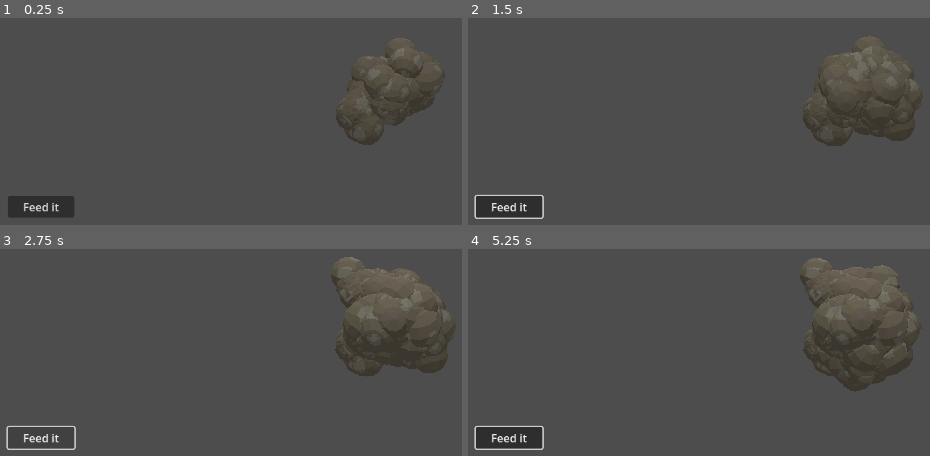
Above: before the commit, frames 1-4 (two rows, left to right).
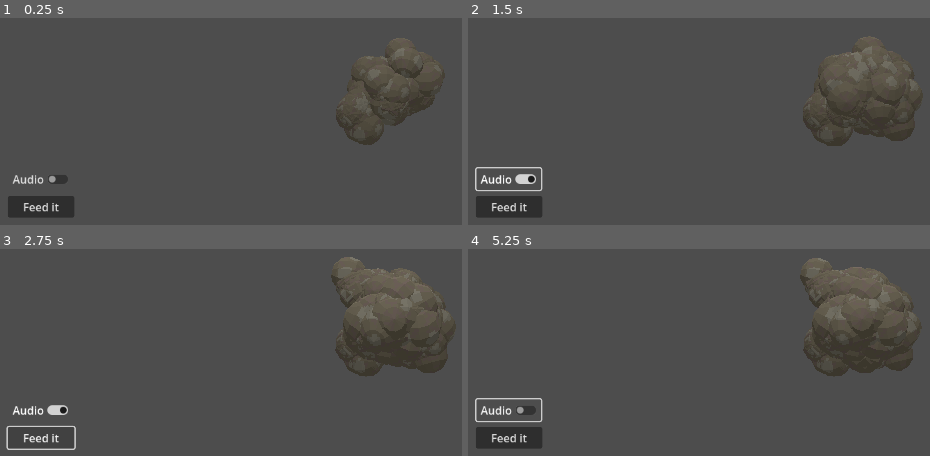
Above: after the commit, the same moments.

Repository: glaslan/biomass-accumulator
Game: Godot game, scene res://main.tscn
The game is run twice, just before and just after one commit, with the same random seed, the same clock (stepped at 60 frames per second) and the same inputs. Sound files missing from this copy of the repository are replaced by a short silence.
Inputs (mouse positions are in pixels of both pictures, inside the frame that each line leads up to):
- Up to frame 1 (0.25 s): no input
- Up to frame 2 (1.5 s): click "Feed it" at 0.5 s; click (509, 179) at 1.25 s, where only the run after the commit has a clickable "Audio"
- Up to frame 3 (2.75 s): click "Feed it" at 2 s
- Up to frame 4 (5.25 s): click (509, 410) at 2.75 s, where only the run after the commit has a clickable "Audio"; click "Feed it" at 3.5 s; click (509, 410) at 4.25 s, where only the run after the commit has a clickable "Audio"; tap Enter at 5 s

The runs differ from the first frame. In frame 1, 0.3% of the frame differs, in the area x 2-15%, y 75-81%; in frame 2, 1.0%; in frame 3, 0.4%; in frame 4, 1.9%, in the area x 1-96%, y 7-98%.

Commit message:
add audio toggle button

Diff:
--- a/project/main.gd
+++ b/project/main.gd
@@ -1,12 +1,18 @@
 extends Node
 
 var stream : AudioStream = preload("res://squish.wav")
+var audio : AudioStreamPlayer
 
 func _ready() -> void:
-	var audio = AudioStreamPlayer.new()
+	audio = AudioStreamPlayer.new()
 	audio.stream = stream
 	audio.finished.connect(audio.play) # Manually loops the audio
 	audio.volume_db = -5
 	add_child(audio)
-	if audio.playing == false:
+
+
+func _on_check_button_toggled(toggled_on: bool) -> void:
+	if toggled_on:
 		audio.play()
+	else:
+		audio.stop()
--- a/project/main.tscn
+++ b/project/main.tscn
@@ -17,17 +17,31 @@
 [node name="WorldEnvironment" type="WorldEnvironment" parent="."]
 environment = SubResource("Environment_rlprw")
 
-[node name="Button" type="Button" parent="."]
-offset_left = 30.0
-offset_top = 589.0
-offset_right = 126.0
-offset_bottom = 620.0
-text = "Feed it"
-
 [node name="SpotLight3D" type="SpotLight3D" parent="."]
 transform = Transform3D(1, 0, 0, 0, 0.442101, 0.896965, 0, -0.896965, 0.442101, 0, 17.3342, 8.11552)
 light_energy = 6.172
 spot_range = 22.9817
 spot_angle = 62.5592
 
-[connection signal="pressed" from="Button" to="Spawner" method="_on_button_pressed"]
+[node name="Control" type="Control" parent="."]
+layout_mode = 3
+anchors_preset = 0
+offset_left = 31.0
+offset_top = 549.0
+offset_right = 71.0
+offset_bottom = 589.0
+
+[node name="CheckButton" type="CheckButton" parent="Control"]
+offset_right = 93.0
+offset_bottom = 31.0
+text = "Audio"
+
+[node name="Button" type="Button" parent="Control"]
+offset_left = -1.0
+offset_top = 40.0
+offset_right = 95.0
+offset_bottom = 71.0
+text = "Feed it"
+
+[connection signal="toggled" from="Control/CheckButton" to="." method="_on_check_button_toggled"]
+[connection signal="pressed" from="Control/Button" to="Spawner" method="_on_button_pressed"]
